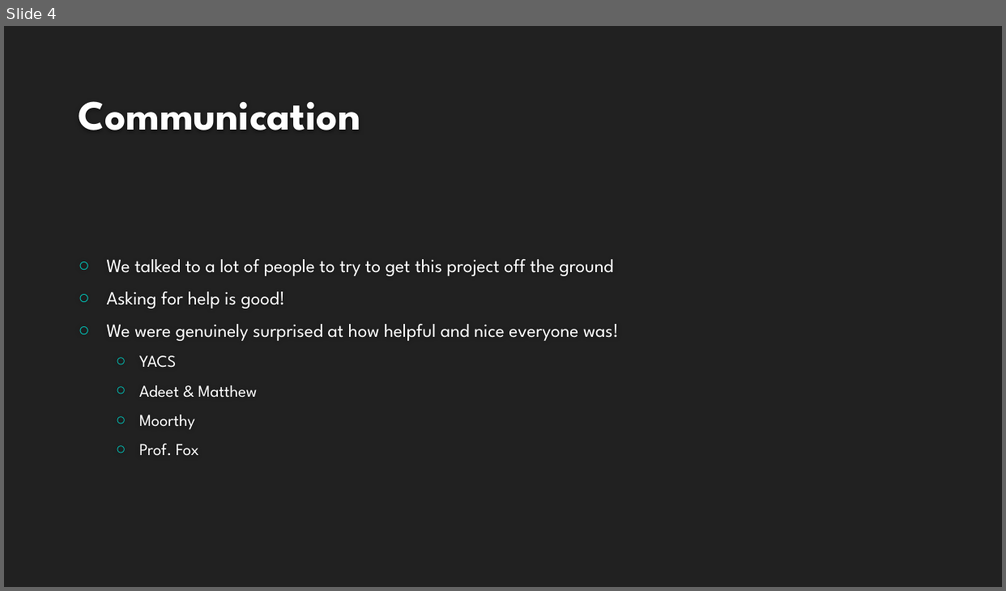
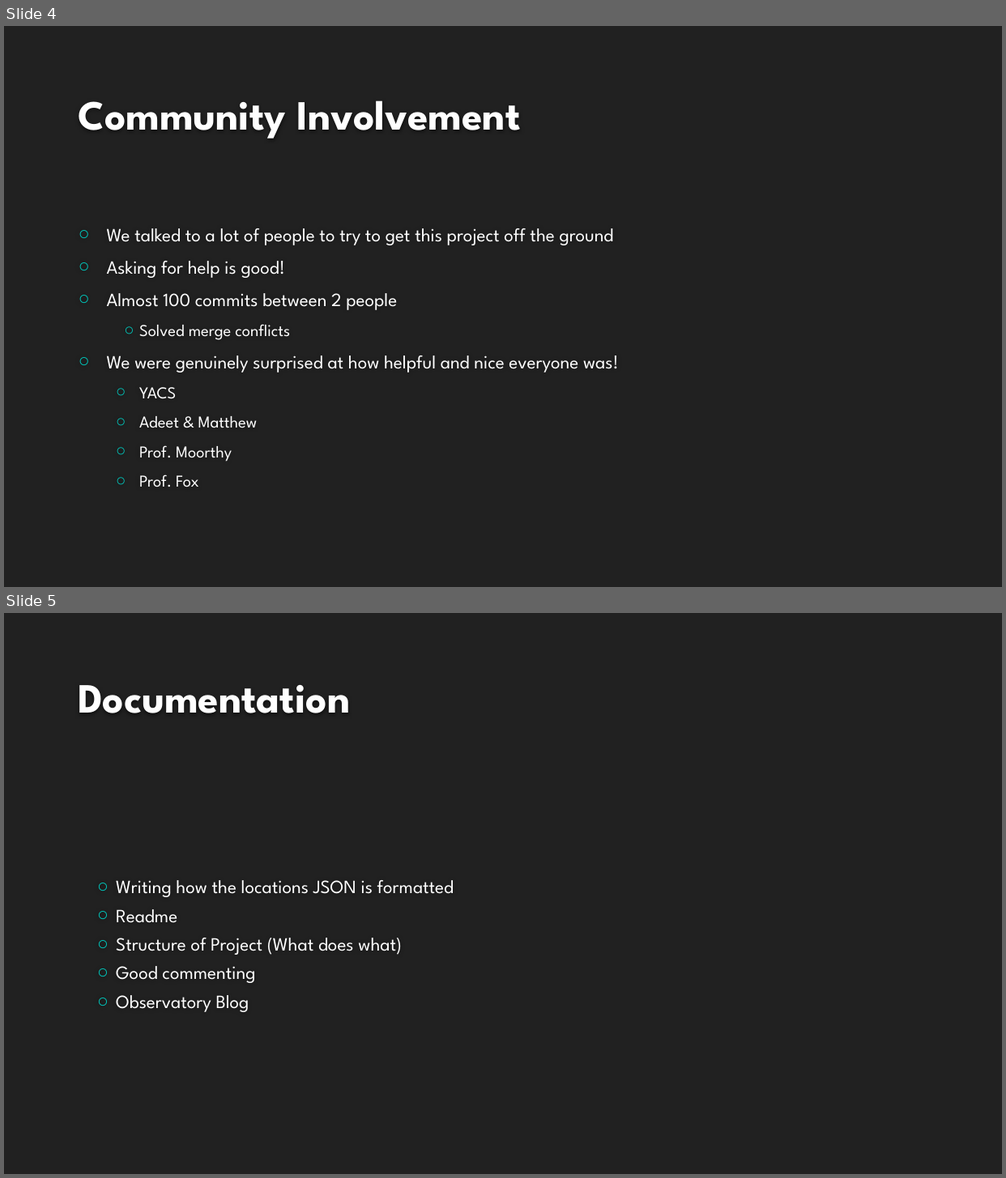
Before and after one commit to katchs2/campusmap, a slide deck: presentations/Campus Map Final Presentation.pptx. Shown one above the other, each under a label of ours: slide 4 before the commit, slides 4 and 5 after it. The pictures are 1006x591 and 1006x1178 pixels, drawn with LibreOffice and Linux fonts; fonts in the diff are those of the drawing; background and template pictures are left out. Boxes give left, top, right and bottom in pixels: in the first picture for what was removed or moved away, otherwise in the second. Text is boxed around its words. In the diff, an @@ line names an element or a change of style, - is before the commit and + after.

```diff
--- a/presentations/Campus Map Final Presentation.pptx
+++ b/presentations/Campus Map Final Presentation.pptx
@@ slide 5 added at box(4, 613, 1002, 1174), background #212121 @@
@@ title added at box(78, 685, 350, 713), 40 pt, text #FEFEFE, bold @@
+Documentation
@@ text added at box(116, 880, 454, 1012), 18 pt, text #FFFFFF @@
+○ Writing how the locations JSON is formatted
+○ Readme
+○ Structure of Project (What does what)
+○ Good commenting
+○ Observatory Blog
@@ slide 4 changed as well @@
@@ title at box(78, 101, 520, 139): text changed @@
-Communication
+Community Involvement
@@ text at box(107, 228, 619, 487): less space between paragraphs @@
@@ text at box(107, 293, 397, 340): paragraphs added @@
+○ Almost 100 commits between 2 people
+  ○ Solved merge conflicts
@@ text at box(139, 446, 232, 462): text changed @@
-  ○ Moorthy
+  ○ Prof. Moorthy
```
Also in this commit, not shown: 7 other slides changed, 1 other file.
